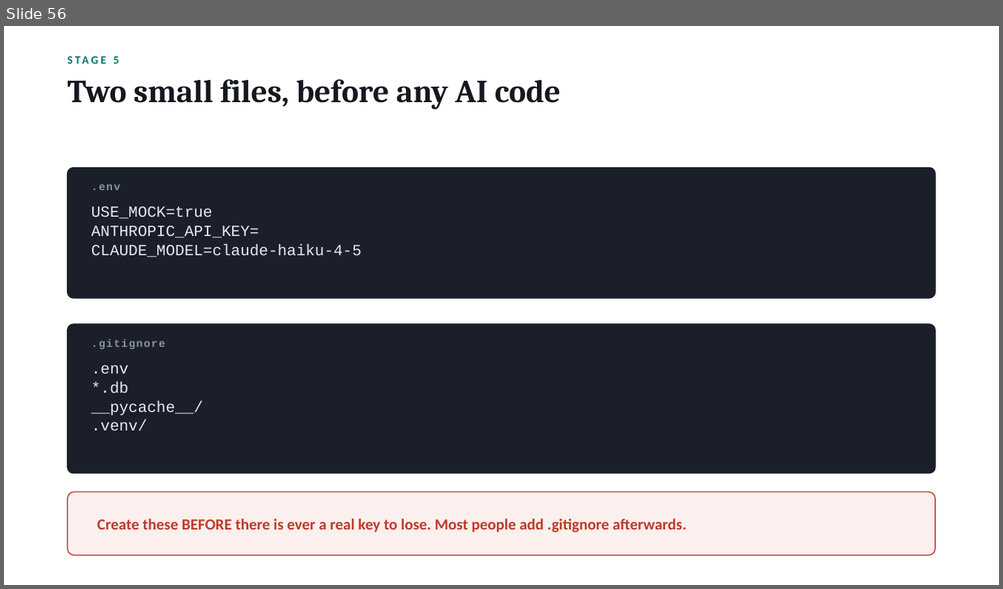
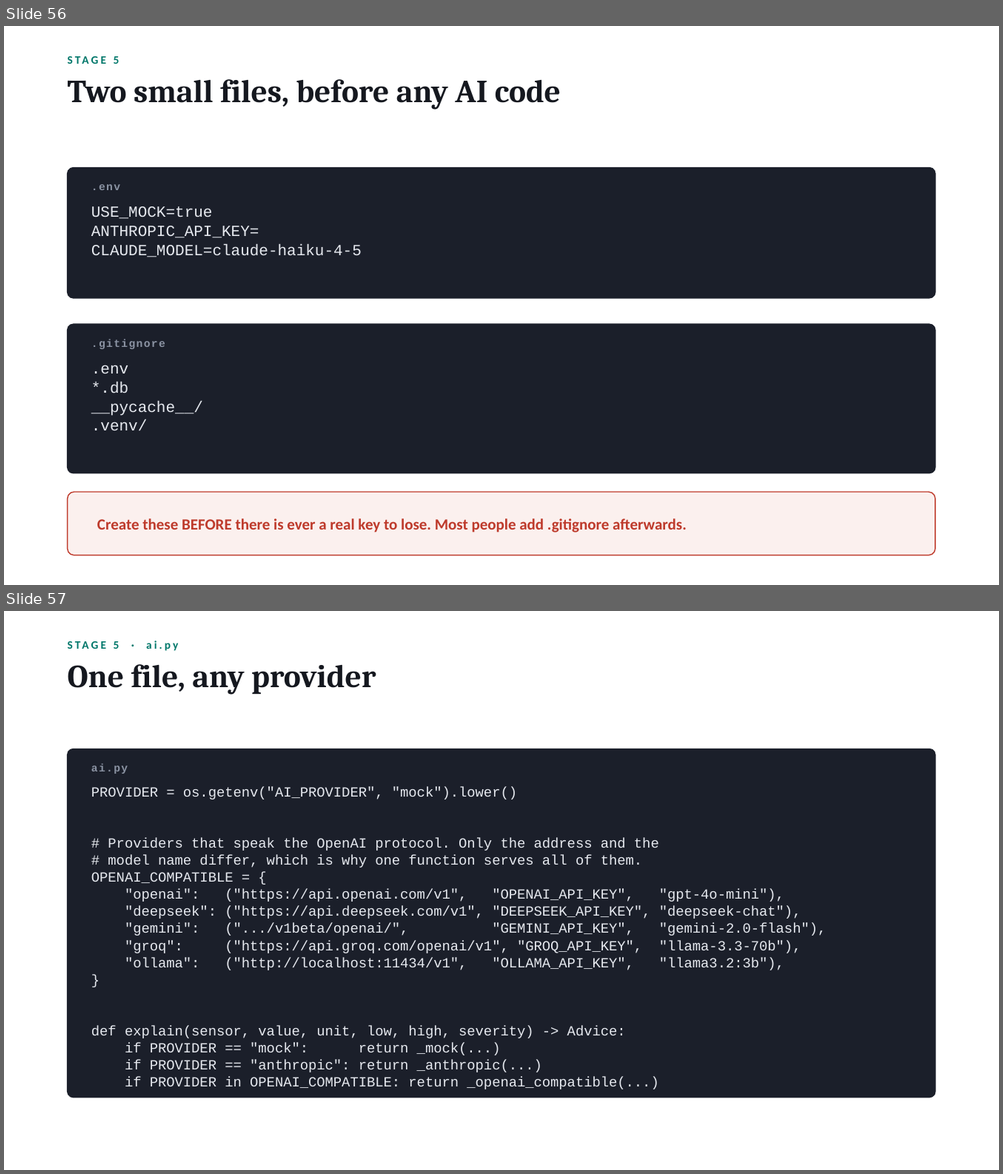
Before and after one commit to Shamsu3100/demon-, a slide deck: Nexus_Workshop_Deck.pptx. Shown one above the other, each under a label of ours: slide 56 before the commit, slides 56 and 57 after it. The pictures are 1003x589 and 1003x1174 pixels, drawn with LibreOffice and Linux fonts; fonts in the diff are those of the drawing. Boxes give left, top, right and bottom in pixels: in the first picture for what was removed or moved away, otherwise in the second. Text is boxed around its words. In the diff, an @@ line names an element or a change of style, - is before the commit and + after.

```diff
--- a/Nexus_Workshop_Deck.pptx
+++ b/Nexus_Workshop_Deck.pptx
@@ slide 57 added at <box>4,611,999,1170</box>, background #FFFFFF @@
@@ text added at <box>114,641,178,651</box>, 11 pt, text #00776A, bold @@
+STAGE 5 · ai.py
@@ text added at <box>68,664,375,695</box>, 31 pt, text #15181F, bold @@
+One file, any provider
@@ rounded rectangle added at <box>68,749,935,1097</box>, fill #1B1F2A, outline #1B1F2A 1 pt @@
@@ text added at <box>91,763,128,774</box>, 10.5 pt, text #8B93A3, bold @@
+ai.py
@@ text added at <box>91,786,826,1090</box>, 13.5 pt, text #E6E9EF @@
+PROVIDER = os.getenv("AI_PROVIDER", "mock").lower()
+# Providers that speak the OpenAI protocol. Only the address and the
+# model name differ, which is why one function serves all of them.
+OPENAI_COMPATIBLE = {
+"openai": ("https://api.openai.com/v1", "OPENAI_API_KEY", "gpt-4o-mini"),
+"deepseek": ("https://api.deepseek.com/v1", "DEEPSEEK_API_KEY", "deepseek-chat"),
+"gemini": (".../v1beta/openai/", "GEMINI_API_KEY", "gemini-2.0-flash"),
+"groq": ("https://api.groq.com/openai/v1", "GROQ_API_KEY", "llama-3.3-70b"),
+"ollama": ("http://localhost:11434/v1", "OLLAMA_API_KEY", "llama3.2:3b"),
+}
+def explain(sensor, value, unit, low, high, severity) -> Advice:
+if PROVIDER == "mock": return _mock(...)
+if PROVIDER == "anthropic": return _anthropic(...)
+if PROVIDER in OPENAI_COMPATIBLE: return _openai_compatible(...)
```
Also in this commit, not shown: 1 slide changed, 1 slide removed, 9 other files.
